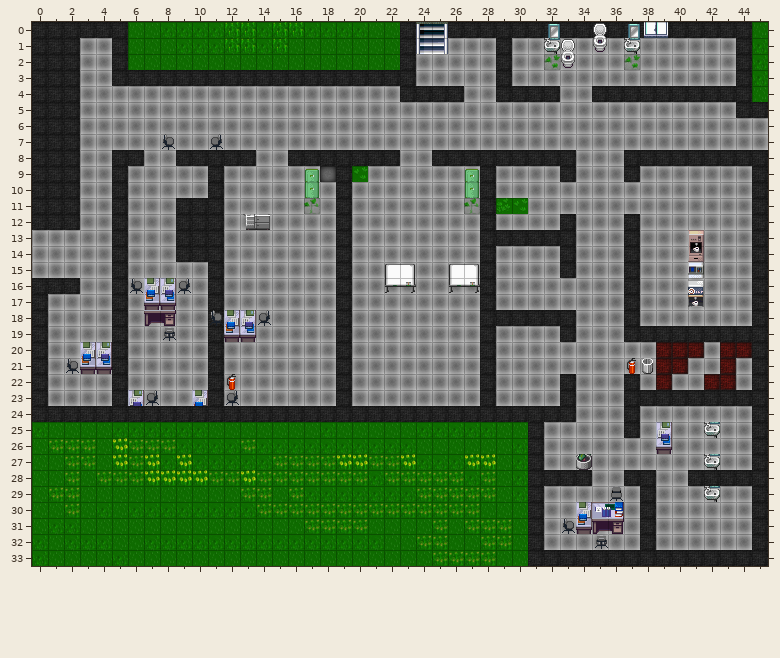
One commit to this Tiled map (JSON): maps/map-digitalhub.json. The first picture shows the starting point.
Cells are 32x32 px. Shown: x 0..45, y 0..33.
After the commit:
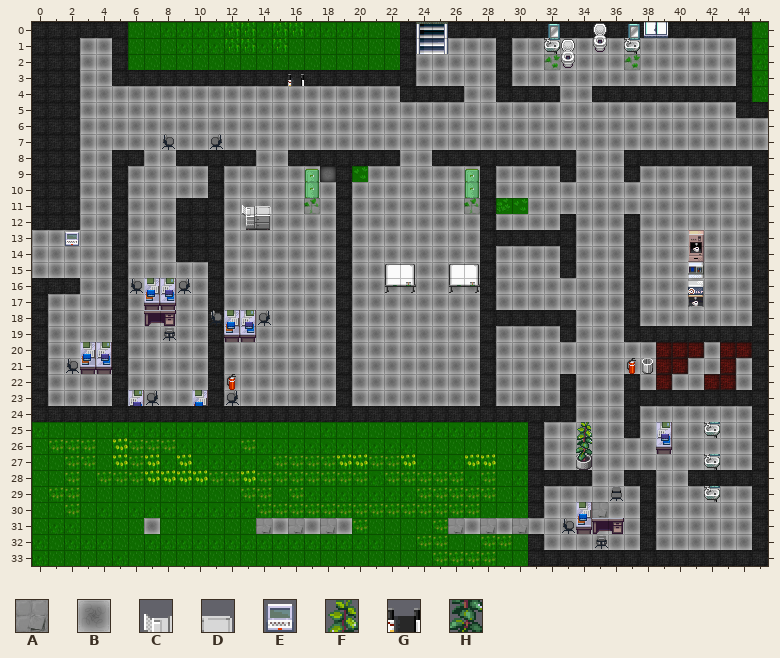
Key: from "floortileset": A 13, B 14; from "office_1": C 56, D 57, E 135, F 164, G 176, H 180.
_ is an empty cell, . an unchanged one.
Tiles of an added or newly shown layer are drawn over the layers below it.
Diff:
--- layer "ordi" (now shown)
@@ x 2..2 @@
-13 _
+13 E
@@ x 7..36 @@
-30 ............................__
-31 _......______......______.....
+30 ............................AB
+31 B......ABABAB......ABABAB.....
--- layer "override" (now shown)
@@ x 16..16 @@
- 3 _
+ 3 G
@@ x 13..14 @@
-11 __
+11 CD
@@ x 34..34 @@
-25 _
-26 _
+25 F
+26 H
Changed places in both pictures, as pixel boxes (x1, y1, x2, y2):
added: (288, 74, 304, 86)
added: (242, 205, 271, 214)
added: (65, 232, 79, 246)
added: (576, 422, 592, 454)
added: (592, 502, 624, 518)
added: (144, 518, 160, 534)
added: (256, 518, 352, 534)
added: (448, 518, 544, 534)
